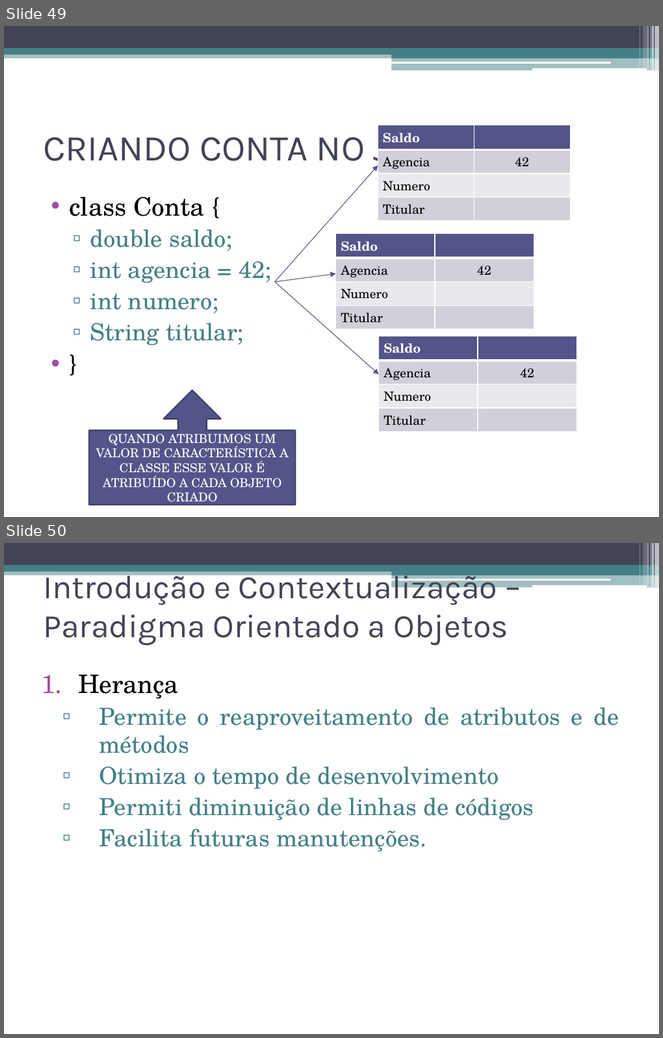
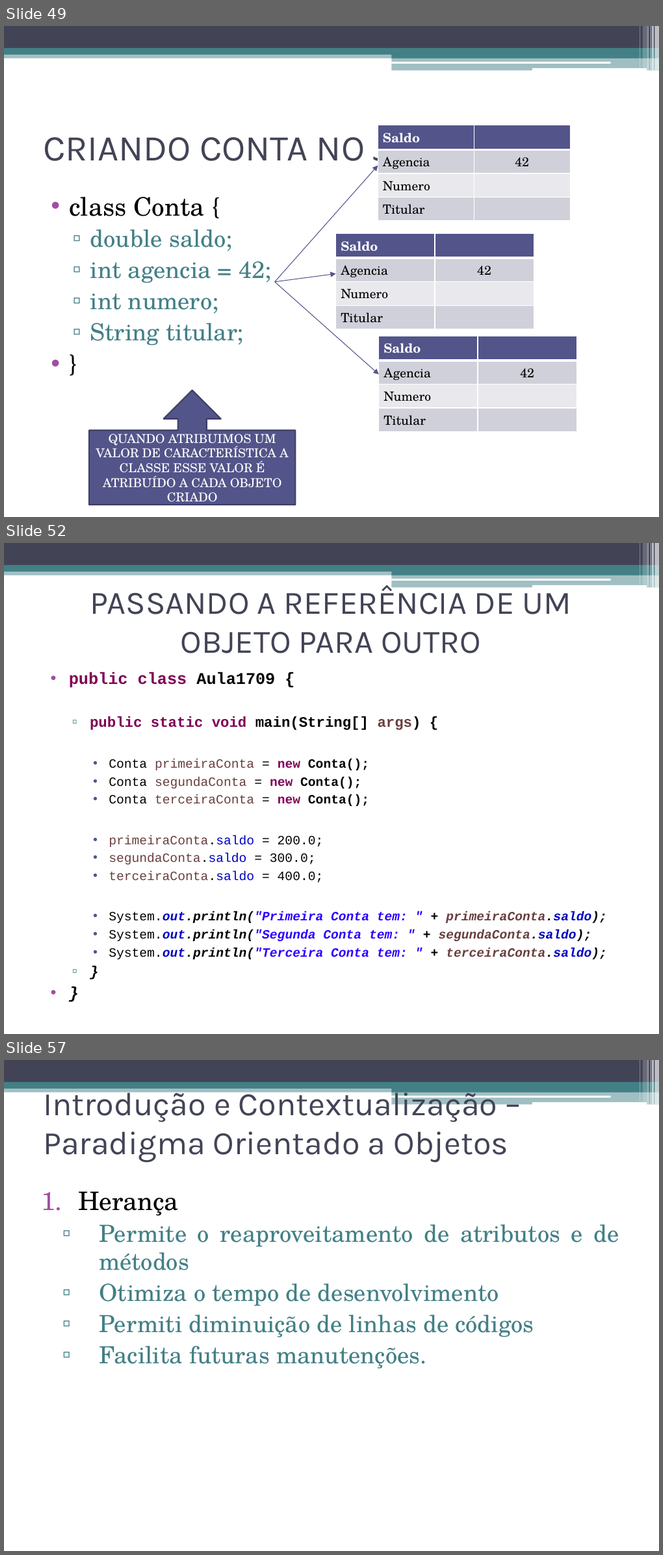
Before and after one commit to adilsonlopesoracle/ProgramacaoOrientadaaObjetos_Olinda, a slide deck: FundamentosOrientObjetos.pptx. Shown one above the other, each under a label of ours: slides 49 and 50 before the commit, slides 49, 52 and 57 after it; the slides between them are not shown. The pictures are 663x1038 and 663x1555 pixels, drawn with LibreOffice and Linux fonts; fonts in the diff are those of the drawing. Boxes give left, top, right and bottom in pixels: in the first picture for what was removed or moved away, otherwise in the second. Text is boxed around its words. In the diff, an @@ line names an element or a change of style, - is before the commit and + after.

```diff
--- a/FundamentosOrientObjetos.pptx
+++ b/FundamentosOrientObjetos.pptx
@@ slide 52 added at (x1=4, y1=543, x2=659, y2=1034), background #FFFFFF; not listed: 13 template elements that a slide beside it also shows @@
@@ title added at (x1=90, y1=584, x2=571, y2=653), 36 pt, text #424456 @@
+PASSANDO A REFERÊNCIA DE UM OBJETO PARA OUTRO
@@ text added at (x1=69, y1=672, x2=607, y2=960), 14 pt, text #000000, bold @@
+• public class Aula1709 {
+  ▫ public static void main(String[] args) {
+    • Conta primeiraConta = new Conta();
+    • Conta segundaConta = new Conta();
+    • Conta terceiraConta = new Conta();
+    • primeiraConta.saldo = 200.0;
+    • segundaConta.saldo = 300.0;
+    • terceiraConta.saldo = 400.0;
+    • System.out.println("Primeira Conta tem: " + primeiraConta.saldo);
+    • System.out.println("Segunda Conta tem: " + segundaConta.saldo);
+    • System.out.println("Terceira Conta tem: " + terceiraConta.saldo);
+  ▫ }
+• }
@@ what was slide 50 is now slide 57 @@
```
Also in this commit, not shown: 2 slides changed, 45 other slides added.
